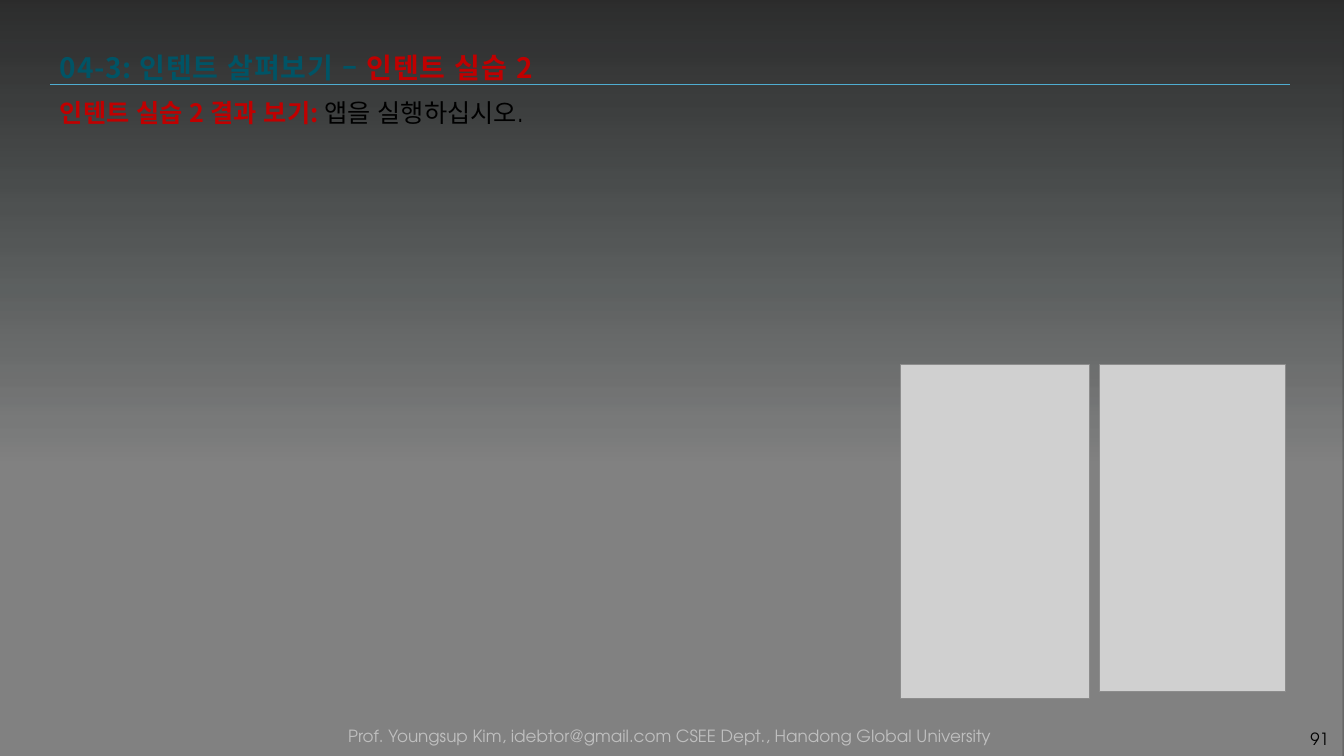
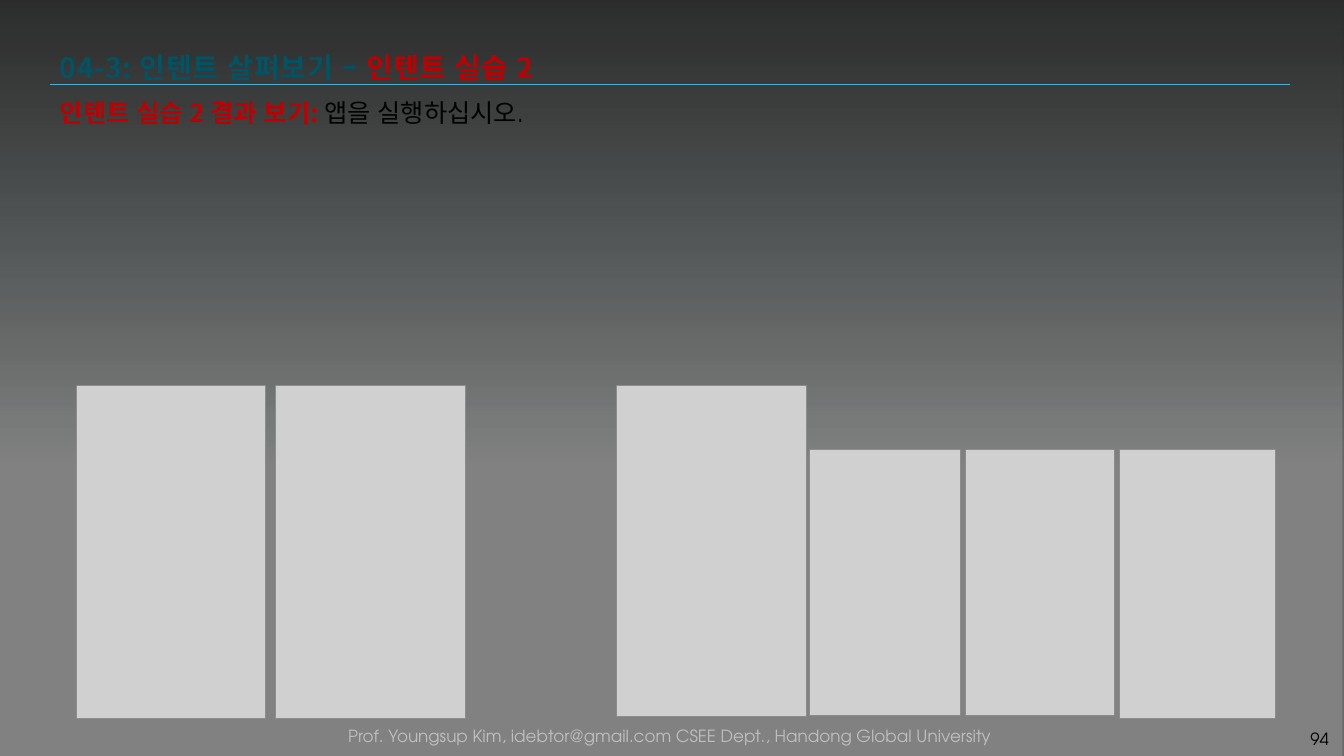
Before and after one commit to tae7841/HuStarAS, a slide deck: slide 94 of ppts/04Activity.pptx (slide 91 before the commit). Drawn at 1344x756 pixels with LibreOffice and Linux fonts; fonts in the diff are those of the drawing; grey boxes stand for pictures; background and template pictures are left out; a plain dark background stands for a picture behind light text. Boxes give left, top, right and bottom in pixels: in the first picture for what was removed or moved away, otherwise in the second. Text is boxed around its words. In the diff, an @@ line names an element or a change of style, - is before the commit and + after.

```diff
--- a/ppts/04Activity.pptx
+++ b/ppts/04Activity.pptx
@@ picture: place and size @@
-picture at (900, 365, 1090, 699)
+picture at (77, 385, 266, 719)
@@ picture: place and size @@
-picture at (1099, 365, 1286, 692)
+picture at (275, 385, 466, 719)
@@ picture added at (617, 385, 807, 716) @@
@@ picture added at (811, 450, 961, 716) @@
@@ picture added at (966, 450, 1115, 716) @@
@@ picture added at (1120, 450, 1275, 719) @@
@@ page number at (1310, 732, 1329, 745): text changed @@
-91
+94
```
Also in this commit, not shown: 5 other slides changed, 3 slides added.
